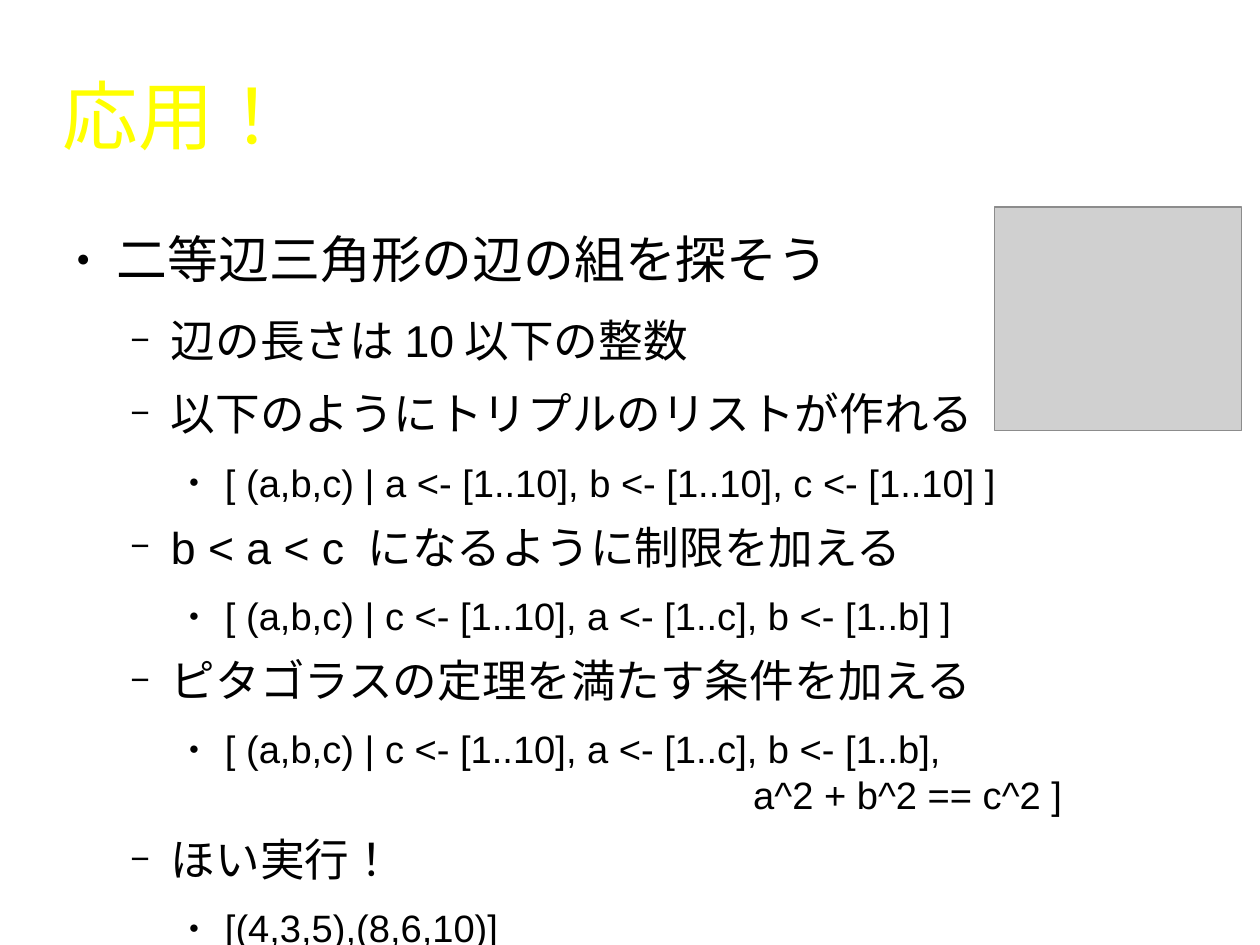
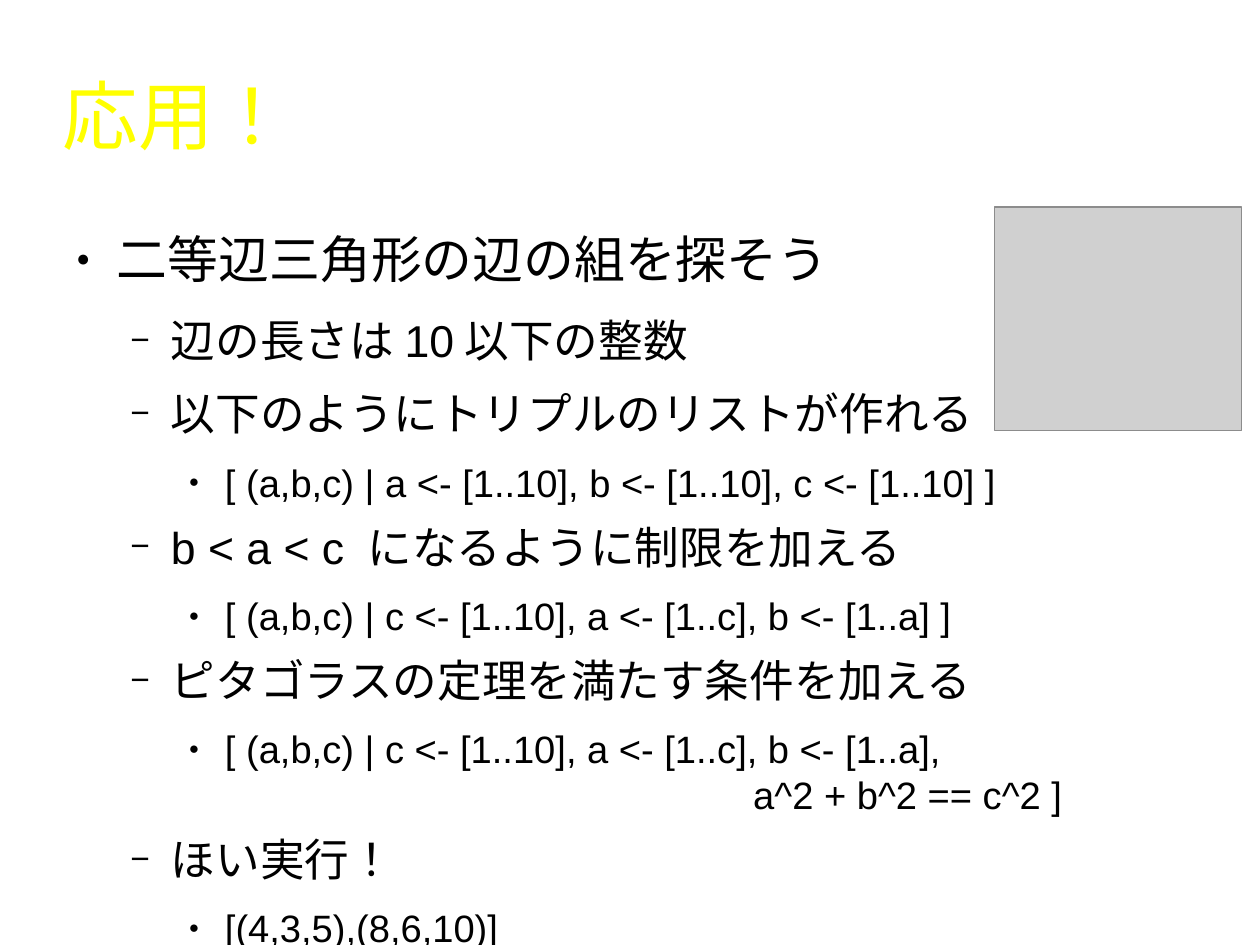
Before and after one commit to naruoga/LYaHfGGreadingMIS, a slide deck: slide 24 of 201310/LYaHfGG1.odp. Drawn at 1260x945 pixels with LibreOffice and Linux fonts; fonts in the diff are those of the drawing; grey boxes stand for pictures; background and template pictures are left out. Boxes give left, top, right and bottom in pixels: in the first picture for what was removed or moved away, otherwise in the second. Text is boxed around its words. In the diff, an @@ line names an element or a change of style, - is before the commit and + after.

```diff
--- a/201310/LYaHfGG1.odp
+++ b/201310/LYaHfGG1.odp
@@ text at box(246, 602, 930, 638): text changed @@
-    ● [ (a,b,c) | c <- [1..10], a <- [1..c], b <- [1..b] ]
+    ● [ (a,b,c) | c <- [1..10], a <- [1..c], b <- [1..a] ]
@@ text at box(246, 735, 1041, 810): text changed @@
-    ● [ (a,b,c) | c <- [1..10], a <- [1..c], b <- [1..b],
-      a^2 + b^2 == c^2 ]
+    ● [ (a,b,c) | c <- [1..10], a <- [1..c], b <- [1..a],
+      a^2 + b^2 == c^2 ]
```
Also in this commit, not shown: 1 other file.
